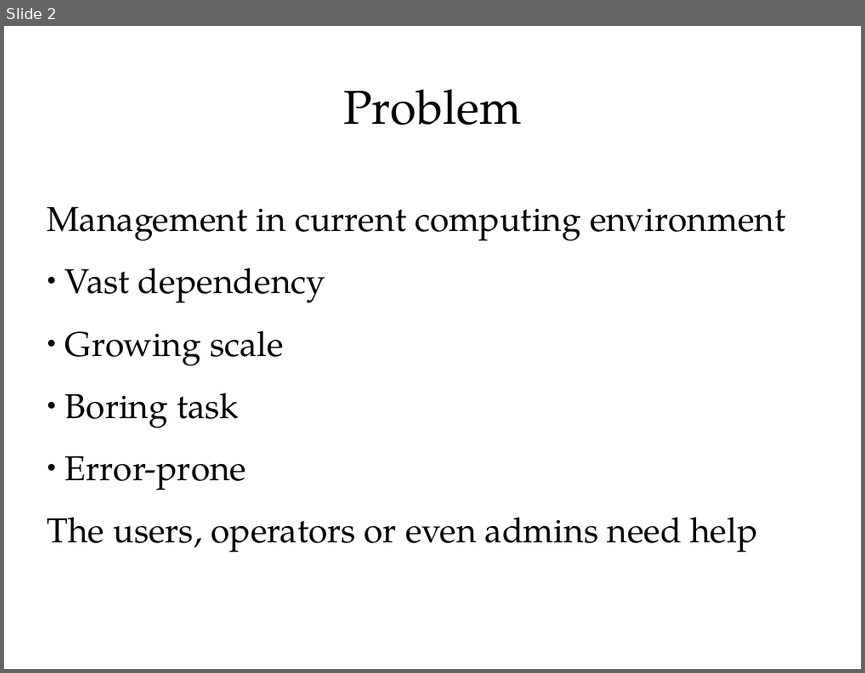
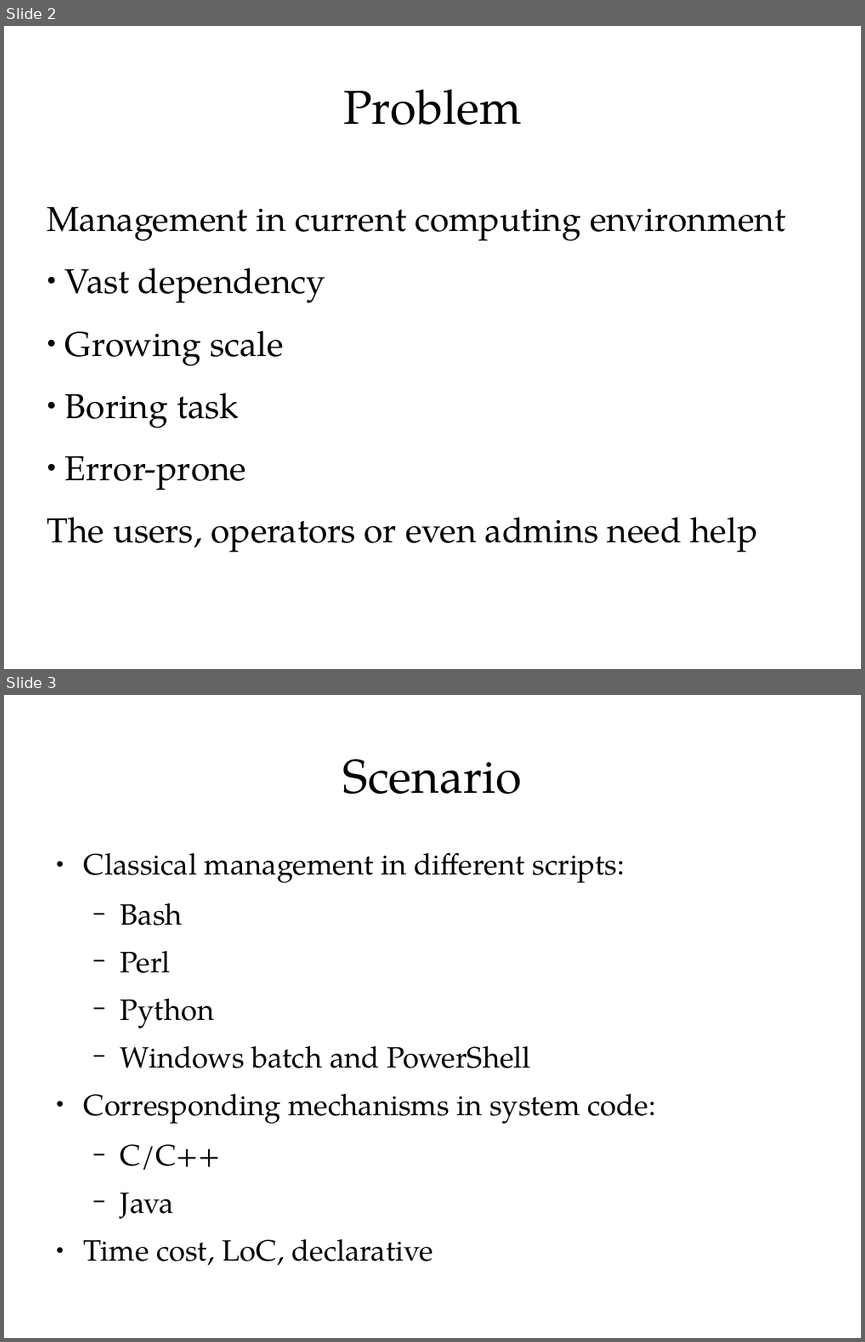
Before and after one commit to ShiZhan/fs-crawler, a slide deck: doc/oam.odp. Shown one above the other, each under a label of ours: slide 2 before the commit, slides 2 and 3 after it. The pictures are 865x673 and 865x1342 pixels, drawn with LibreOffice and Linux fonts; fonts in the diff are those of the drawing. Boxes give left, top, right and bottom in pixels: in the first picture for what was removed or moved away, otherwise in the second. Text is boxed around its words. In the diff, an @@ line names an element or a change of style, - is before the commit and + after.

```diff
--- a/doc/oam.odp
+++ b/doc/oam.odp
@@ slide 3 added at (4,695,861,1338), background #FFFFFF @@
@@ title added at (343,759,522,794), 44 pt, text #000000 @@
+Scenario
@@ text added at (84,852,656,1265), 27.2 pt, text #000000 @@
+● Classical management in different scripts:
+  − Bash
+  − Perl
+  − Python
+  − Windows batch and PowerShell
+● Corresponding mechanisms in system code:
+  − C/C++
+  − Java
+● Time cost, LoC, declarative
```
Also in this commit, not shown: 1 slide changed, 2 other slides added, 2 slides removed.
